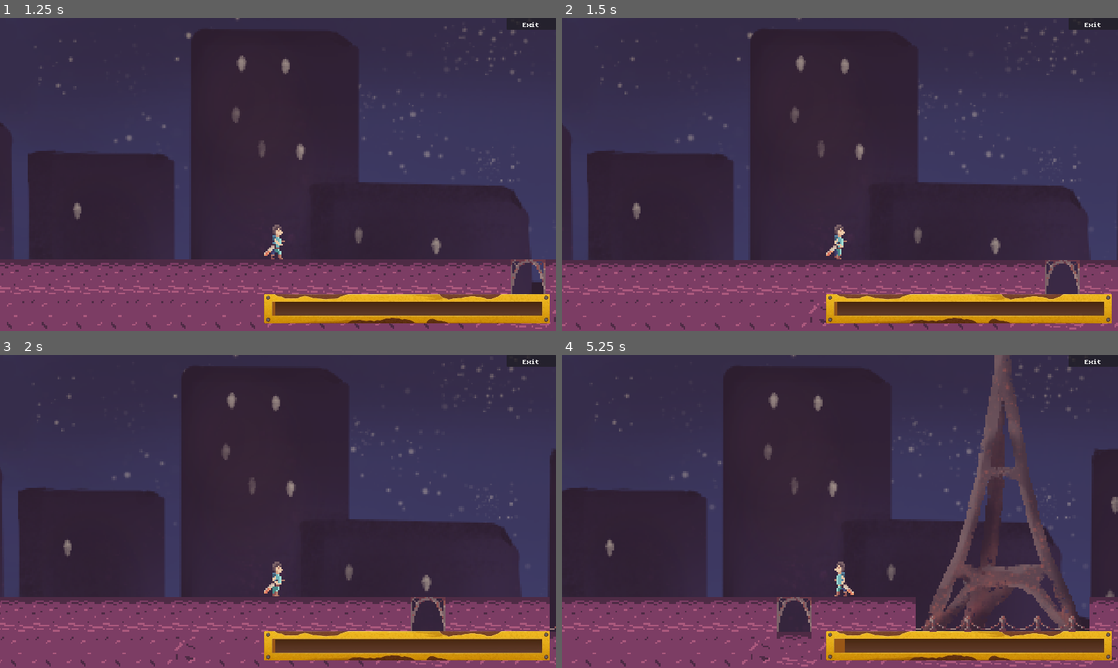
Above: before the commit, frames 1-4 (two rows, left to right).
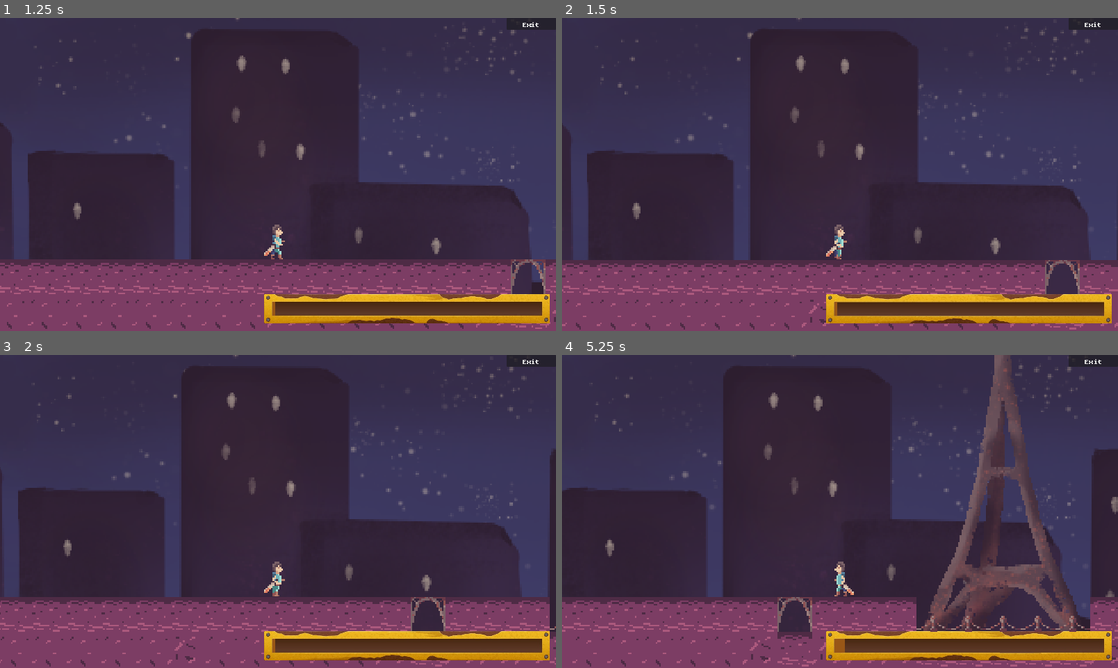
Above: after the commit, the same moments.

Repository: MarianPoirot/Gamejam
Game: Godot game, scene res://Scenes/UI/Opening.tscn
Two runs of this game, one before a commit and one after it. Both use one fixed random seed, a clock stepped at 60 frames per second and the inputs below.
Inputs (mouse positions are in pixels of both pictures, inside the frame that each line leads up to):
- Up to frame 1 (1.25 s): click "Start" at 0.5 s
- Up to frame 2 (1.5 s): tap Enter at 1.25 s; move the mouse to (962, 158) at 1.27 s; hold Right (Move_Right) from 1.28 s (still down); tap E (Interact) at 1.35 s
- Up to frame 3 (2 s): keep holding Right (Move_Right); tap Space (Jump) at 1.52 s
- Up to frame 4 (5.25 s): move the mouse to (728, 527) at 2.02 s; click (728, 527) at 2.1 s; tap Space (Jump) at 2.27, 3.77, 4.52 s; move the mouse to (895, 442) at 2.77 s; release Right (Move_Right) at 2.78 s; hold Left (Move_Left) 2.78-3.53 s; right-click (895, 442) at 2.85 s; move the mouse to (812, 574) at 3.52 s; hold Right (Move_Right) 3.53-5.03 s; tap E (Interact) at 3.6 s; move the mouse to (1006, 558) at 4.27 s; click (1006, 558) at 4.35 s; move the mouse to (673, 464) at 5.02 s; hold Left (Move_Left) from 5.03 s (still down); right-click (673, 464) at 5.1 s

Frame 1 is identical in both runs. In frame 2, 0.3% of the frame differs, in the area x 47-99%, y 67-98%; in frame 3, 0.3%; in frame 4, 0.7%, in the area x 0-100%, y 0-100%.

Commit message:
Amélioré saut

Diff:
--- a/Scripts/Player/Player.gd
+++ b/Scripts/Player/Player.gd
@@ -53,7 +53,7 @@
 
 	if is_on_floor():
 		canJump = Input.is_action_just_pressed("Jump")
-		jump = 200
+		jump = 100
 		gravity = 0
 		canJumpCut = true
 	else:
@@ -100,11 +100,11 @@
 			$AnimatedSprite2D.play("idle")
 
 func AddGravity():
-	if is_on_floor():
-		gravity = 0
-	else:
-		gravity += gravity_acc
-		gravity = min(gravity, max_gravity)
+	#if is_on_floor():
+	#	gravity = 0
+	#else:
+	gravity += gravity_acc
+	gravity = min(gravity, max_gravity)
 	velocity += gravity * Vector2.DOWN
 
 func Jump() -> Vector2:
